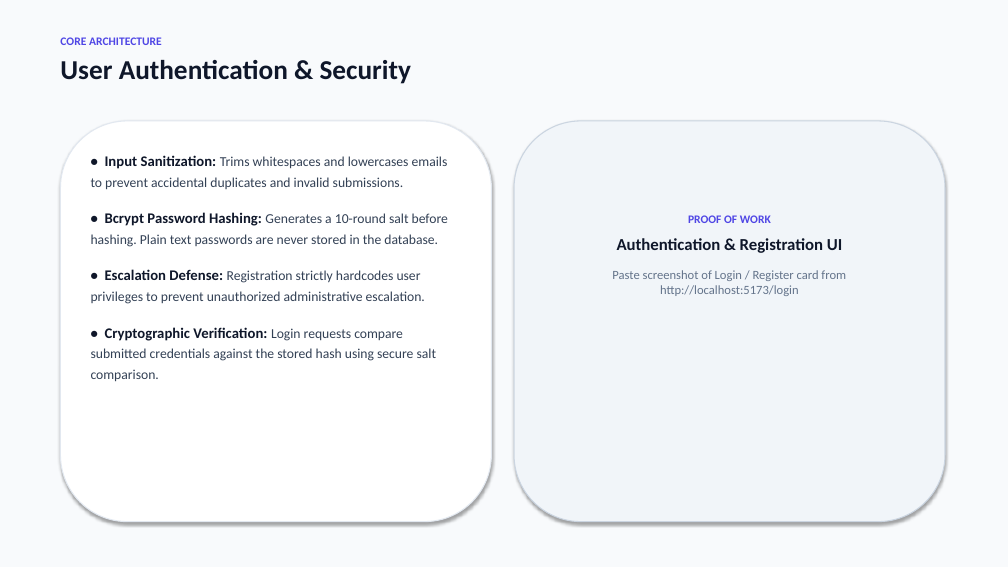
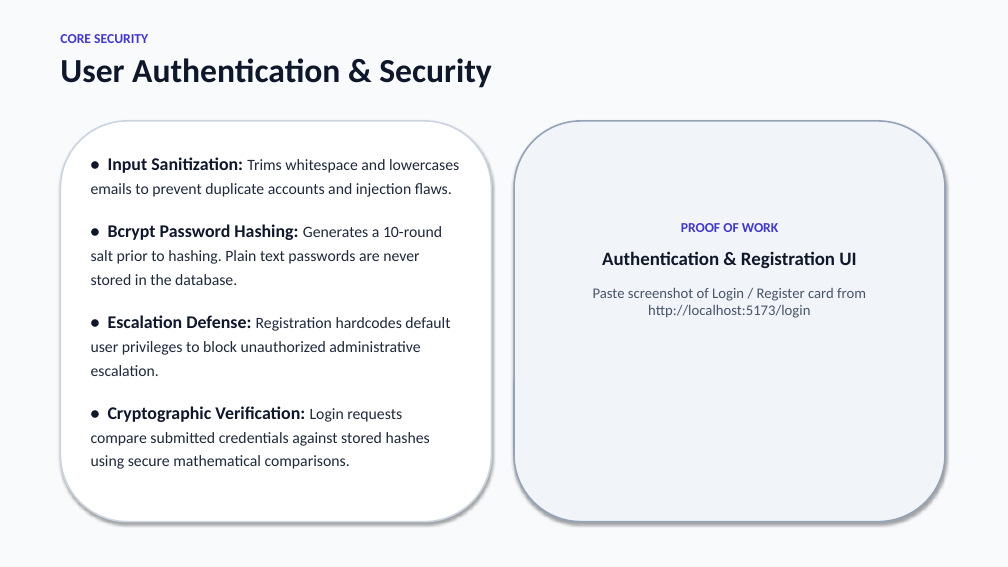
Before and after one commit to tejasvijain09/TaskFlow, a slide deck: slide 3 of TaskFlow_Presentation.pptx. Drawn at 1008x567 pixels with LibreOffice and Linux fonts; fonts in the diff are those of the drawing. Boxes give left, top, right and bottom in pixels: in the first picture for what was removed or moved away, otherwise in the second. Text is boxed around its words. In the diff, an @@ line names an element or a change of style, - is before the commit and + after.

```diff
--- a/TaskFlow_Presentation.pptx
+++ b/TaskFlow_Presentation.pptx
@@ text at (x1=60, y1=34, x2=148, y2=43): text changed; size 11 to 13 pt; text colour #4F46E5 to #4338CA @@
-CORE ARCHITECTURE
+CORE SECURITY
@@ text at (x1=60, y1=58, x2=492, y2=88): size 26 to 32 pt in "User Authentication & Security" @@
@@ rounded rectangle at (x1=60, y1=121, x2=492, y2=522): outline #E2E8F0 1 pt to #CBD5E1 1.5 pt @@
@@ rounded rectangle at (x1=514, y1=121, x2=945, y2=522): outline #CBD5E1 1 pt to #94A3B8 1.5 pt @@
@@ text at (x1=91, y1=157, x2=459, y2=469): text changed; size 13 to 15 pt; text colour #334155 to #1E293B @@
-• Input Sanitization: Trims whitespaces and lowercases emails to prevent accidental duplicates and invalid submissions.
-• Bcrypt Password Hashing: Generates a 10-round salt before hashing. Plain text passwords are never stored in the database.
-• Escalation Defense: Registration strictly hardcodes user privileges to prevent unauthorized administrative escalation.
-• Cryptographic Verification: Login requests compare submitted credentials against the stored hash using secure salt comparison.
+• Input Sanitization: Trims whitespace and lowercases emails to prevent duplicate accounts and injection flaws.
+• Bcrypt Password Hashing: Generates a 10-round salt prior to hashing. Plain text passwords are never stored in the database.
+• Escalation Defense: Registration hardcodes default user privileges to block unauthorized administrative escalation.
+• Cryptographic Verification: Login requests compare submitted credentials against stored hashes using secure mathematical comparisons.
@@ text "PROOF OF WORK" moved from (x1=612, y1=215, x2=846, y2=296) to (x1=593, y1=223, x2=866, y2=318) @@
@@ text "PROOF OF WORK" at (x1=593, y1=223, x2=866, y2=318): size 11 to 13 pt, text colour #4F46E5 to #4338CA in "PROOF OF WORK"; size 16 to 18 pt in "Authentication & Registration UI"; size 12 to 14 pt, text colour #64748B to #475569 in "Paste screenshot of Login / Register card ..."; more space between paragraphs @@
```
Also in this commit, not shown: 8 other slides changed, 1 slide added, 2 other files.
